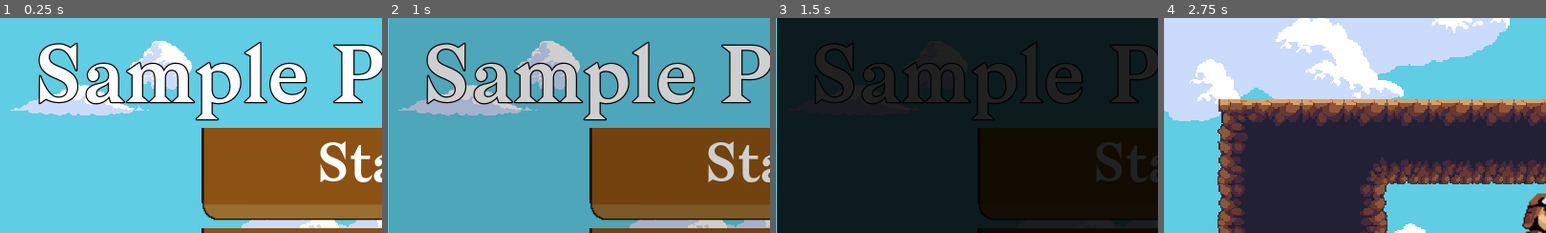
Above: before the commit, frames 1-4 (left to right).
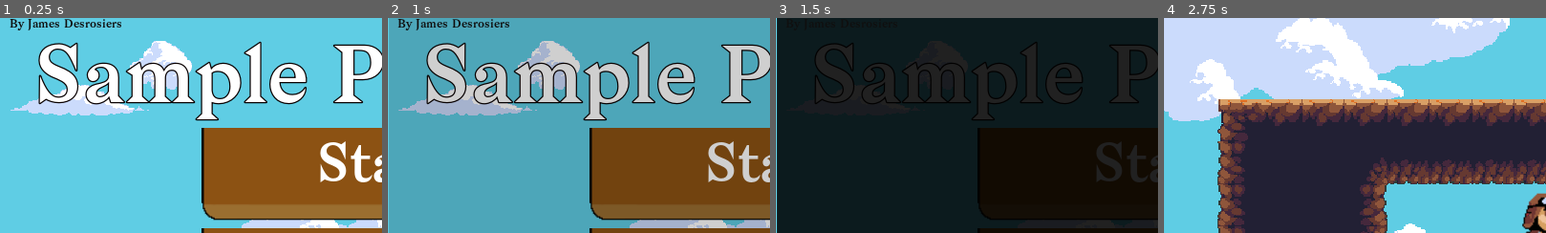
Above: after the commit, the same moments.

Repository: JamesDesrosiers/Sample-Platformer
Game: Godot game, scene res://Scenes/Title Screen.tscn
Two runs of this game, one before a commit and one after it. Both use one fixed random seed, a clock stepped at 60 frames per second and the inputs below.
Inputs:
- Up to frame 1 (0.25 s): no input
- Up to frame 2 (1 s): click "Start" at 0.5 s
- Up to frame 3 (1.5 s): click "Start" at 1.25 s
- Up to frame 4 (2.75 s): hold Right (ui_right) from 2.03 s (still down); tap Up (ui_up) at 2.27 s
The pictures show only the part of the screen within x 0-50%, y 0-50%; the shares and areas given below are measured in that part.

The runs differ from the first frame. In frame 1, 0.6% of the frame differs, in the area x 2-32%, y 0-6%; in frame 2, 0.6%; in frame 3, less than 0.1%; in frame 4, nothing differs.

Commit message:
Added Creator Name to Title Screen

Diff:
--- a/Scenes/Title Screen.tscn
+++ b/Scenes/Title Screen.tscn
@@ -15,6 +15,10 @@
 
 [sub_resource type="DynamicFont" id=2]
 size = 45
+font_data = ExtResource( 1 )
+
+[sub_resource type="DynamicFont" id=3]
+size = 10
 font_data = ExtResource( 1 )
 
 [node name="Title Screen" type="Control"]
@@ -49,21 +53,21 @@
 }
 
 [node name="Title" type="Label" parent="Menu"]
-margin_right = 682.0
+margin_right = 639.0
 margin_bottom = 67.0
 size_flags_horizontal = 3
-custom_fonts/font = SubResource( 3 )
+custom_fonts/font = SubResource( 1 )
 text = "Sample Platformer"
 align = 1
 
 [node name="CenterContainer" type="CenterContainer" parent="Menu"]
 margin_top = 71.0
-margin_right = 682.0
+margin_right = 639.0
 margin_bottom = 235.0
 
 [node name="VBoxContainer" type="VBoxContainer" parent="Menu/CenterContainer"]
-margin_left = 191.0
-margin_right = 491.0
+margin_left = 169.0
+margin_right = 469.0
 margin_bottom = 164.0
 __meta__ = {
 "_edit_group_": true
@@ -114,5 +118,19 @@
 __meta__ = {
 "_edit_use_anchors_": false
 }
+
+[node name="Label" type="Label" parent="."]
+anchor_right = 1.0
+anchor_bottom = 0.074
+margin_left = 8.0
+margin_top = 1.0
+margin_right = -5.0
+margin_bottom = -3.64
+custom_fonts/font = SubResource( 3 )
+custom_colors/font_color = Color( 0.0588235, 0.0588235, 0.0588235, 1 )
+text = "By James Desrosiers"
+__meta__ = {
+"_edit_use_anchors_": false
+}
 [connection signal="pressed" from="Menu/CenterContainer/VBoxContainer/Start Button" to="." method="_on_Start_Button_pressed"]
 [connection signal="pressed" from="Menu/CenterContainer/VBoxContainer/Exit Button" to="." method="_on_Exit_Button_pressed"]
Not shown: 2 places in Scenes/Title Screen.tscn that only renumber resources
